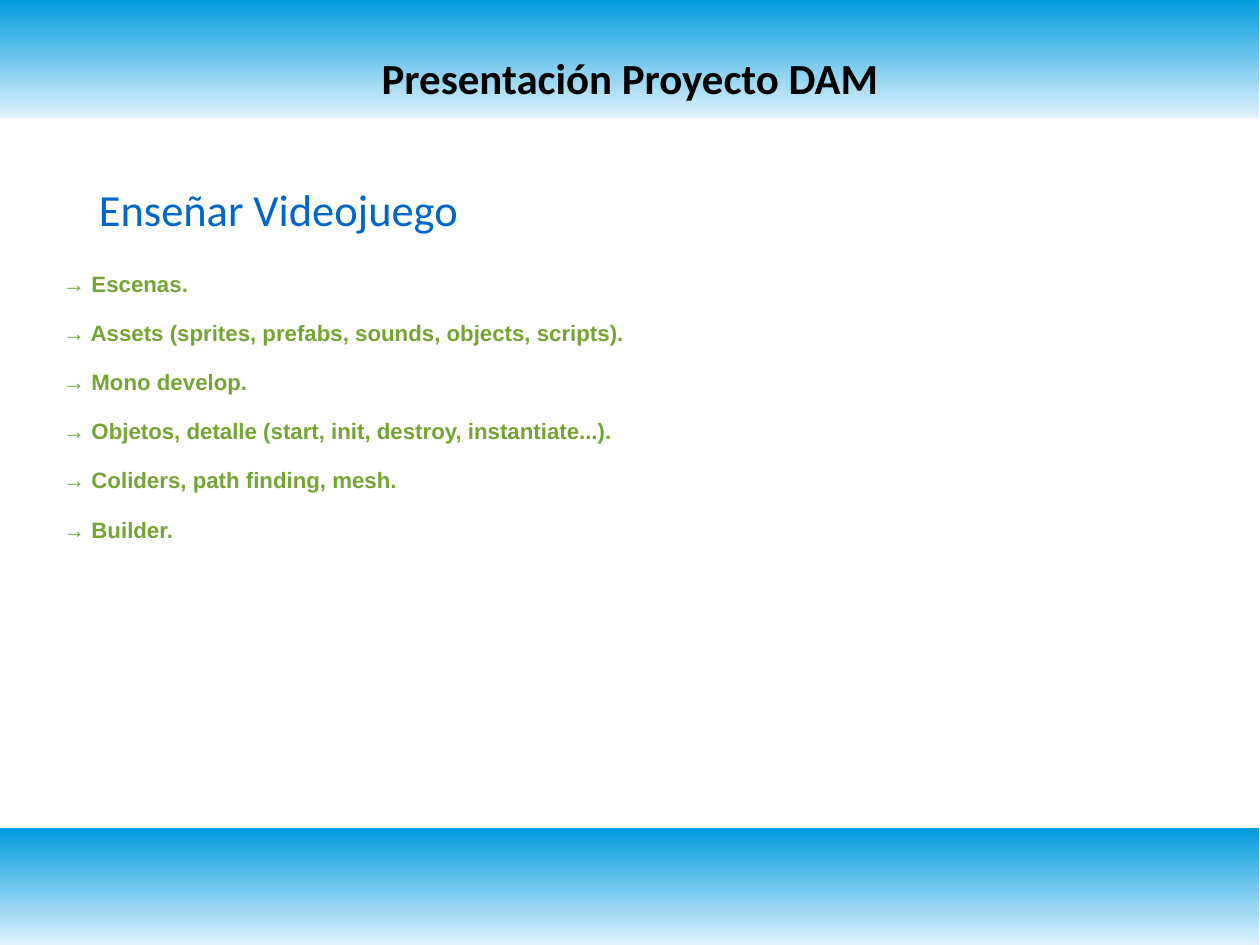
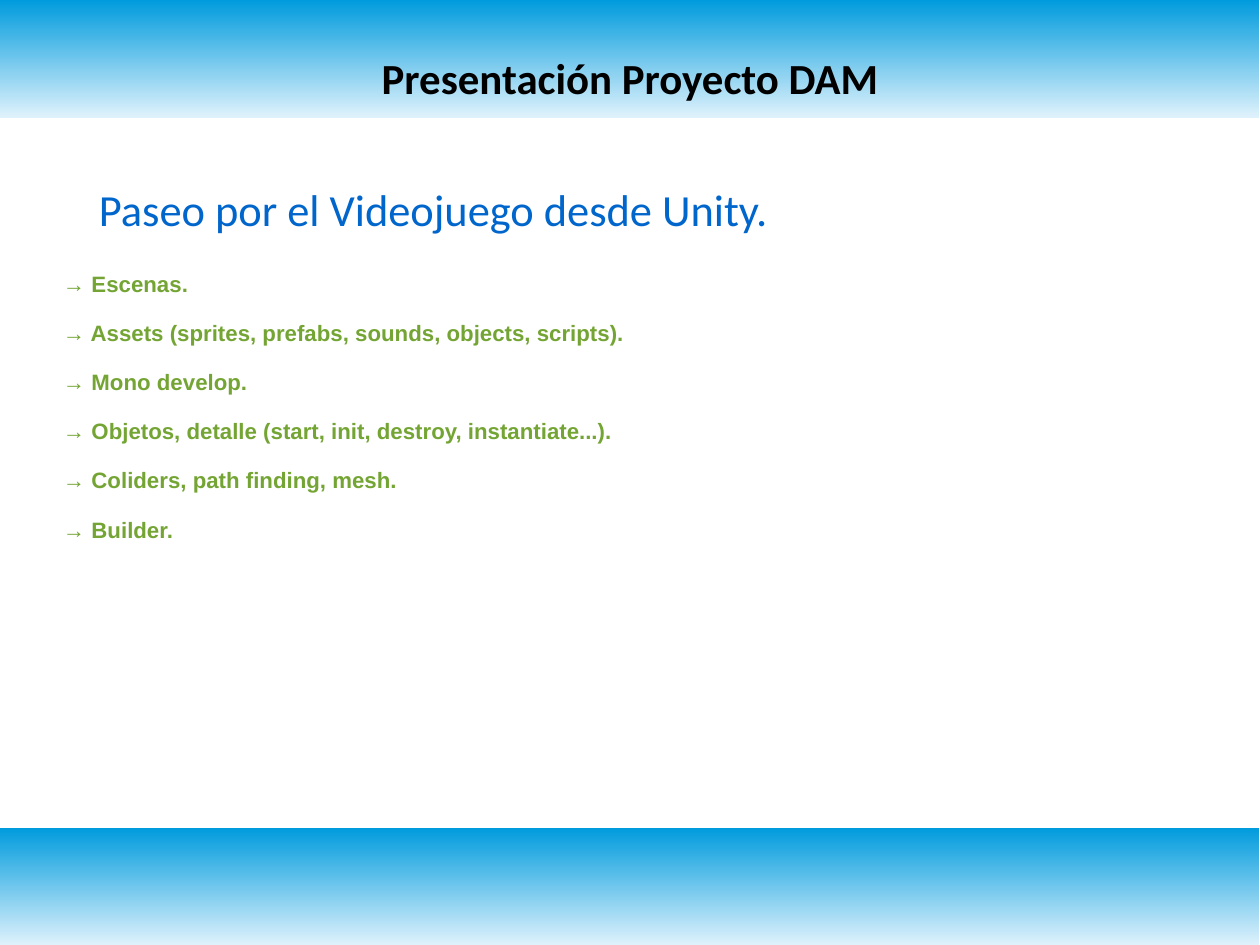
Before and after one commit to hectorgomezarino/ProyectoDAM, a slide deck: slide 5 of PresentaciónProyecto.odp. Drawn at 1260x945 pixels with LibreOffice and Linux fonts; fonts in the diff are those of the drawing. Boxes give left, top, right and bottom in pixels: in the first picture for what was removed or moved away, otherwise in the second. Text is boxed around its words. In the diff, an @@ line names an element or a change of style, - is before the commit and + after.

```diff
--- a/PresentaciónProyecto.odp
+++ b/PresentaciónProyecto.odp
@@ text at (x1=99, y1=195, x2=767, y2=234): text changed @@
-Enseñar Videojuego
+Paseo por el Videojuego desde Unity.
```
Also in this commit, not shown: 1 other file.
